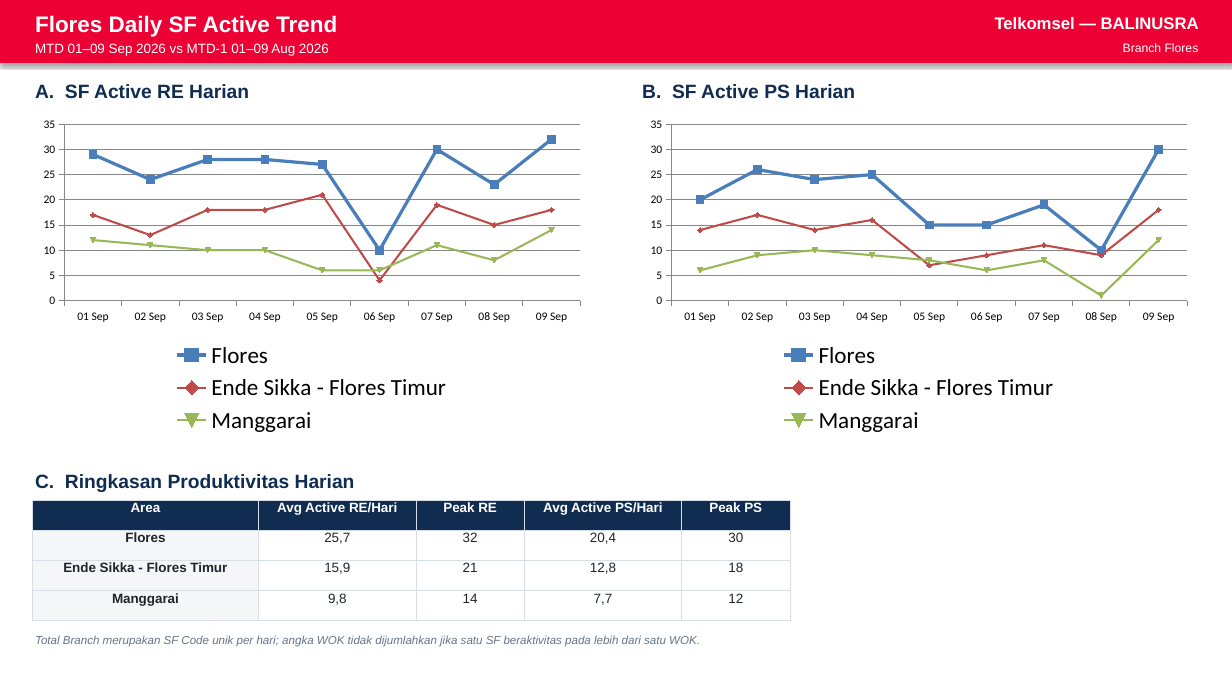
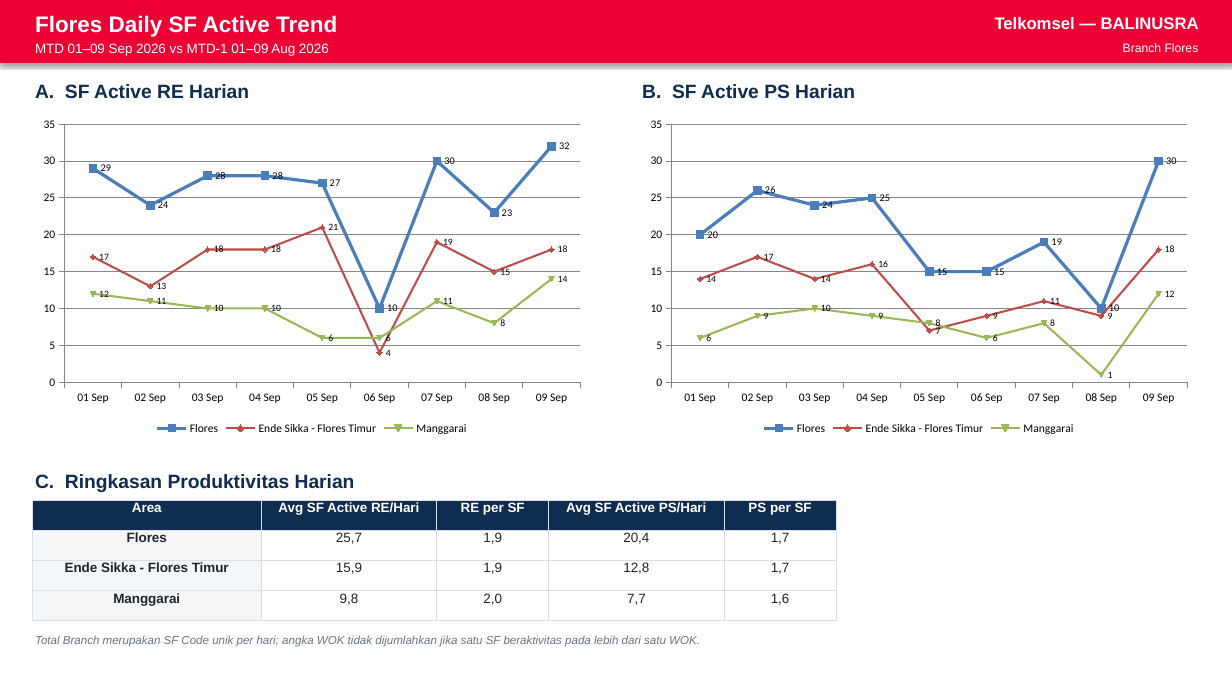
Before and after one commit to linktreehhbalnus-eng/wow_balnus, a slide deck: slide 3 of reports/BRANCH_FLORES_PERFORMANCE_SUMMARY_20260909_INARA.pptx. Drawn at 1232x693 pixels with LibreOffice and Linux fonts; fonts in the diff are those of the drawing. Boxes give left, top, right and bottom in pixels: in the first picture for what was removed or moved away, otherwise in the second. Text is boxed around its words. In the diff, an @@ line names an element or a change of style, - is before the commit and + after.

```diff
--- a/reports/BRANCH_FLORES_PERFORMANCE_SUMMARY_20260909_INARA.pptx
+++ b/reports/BRANCH_FLORES_PERFORMANCE_SUMMARY_20260909_INARA.pptx
@@ line chart at bbox=[32, 111, 592, 439] @@
@@ data labels of Flores added @@
@@ data labels of Ende Sikka - Flores Timur added @@
@@ data labels of Manggarai added @@
@@ legend changed @@
@@ line chart at bbox=[640, 111, 1199, 439] @@
@@ data labels of Flores added @@
@@ data labels of Ende Sikka - Flores Timur added @@
@@ data labels of Manggarai added @@
@@ legend changed @@
@@ table at bbox=[32, 501, 836, 621] @@
-row 1: Area | Avg Active RE/Hari | Peak RE | Avg Active PS/Hari | Peak PS
+row 1: Area | Avg SF Active RE/Hari | RE per SF | Avg SF Active PS/Hari | PS per SF
-row 2, column 3: 32
+row 2, column 3: 1,9
-row 2, column 5: 30
+row 2, column 5: 1,7
-row 3, column 3: 21
+row 3, column 3: 1,9
-row 3, column 5: 18
+row 3, column 5: 1,7
-row 4, column 3: 14
+row 4, column 3: 2,0
-row 4, column 5: 12
+row 4, column 5: 1,6
@@ table: place and size @@
-table at bbox=[32, 501, 789, 621]
+table at bbox=[32, 501, 836, 621]
```
Also in this commit, not shown: 1 other slide changed, 1 slide added, 11 other files.
